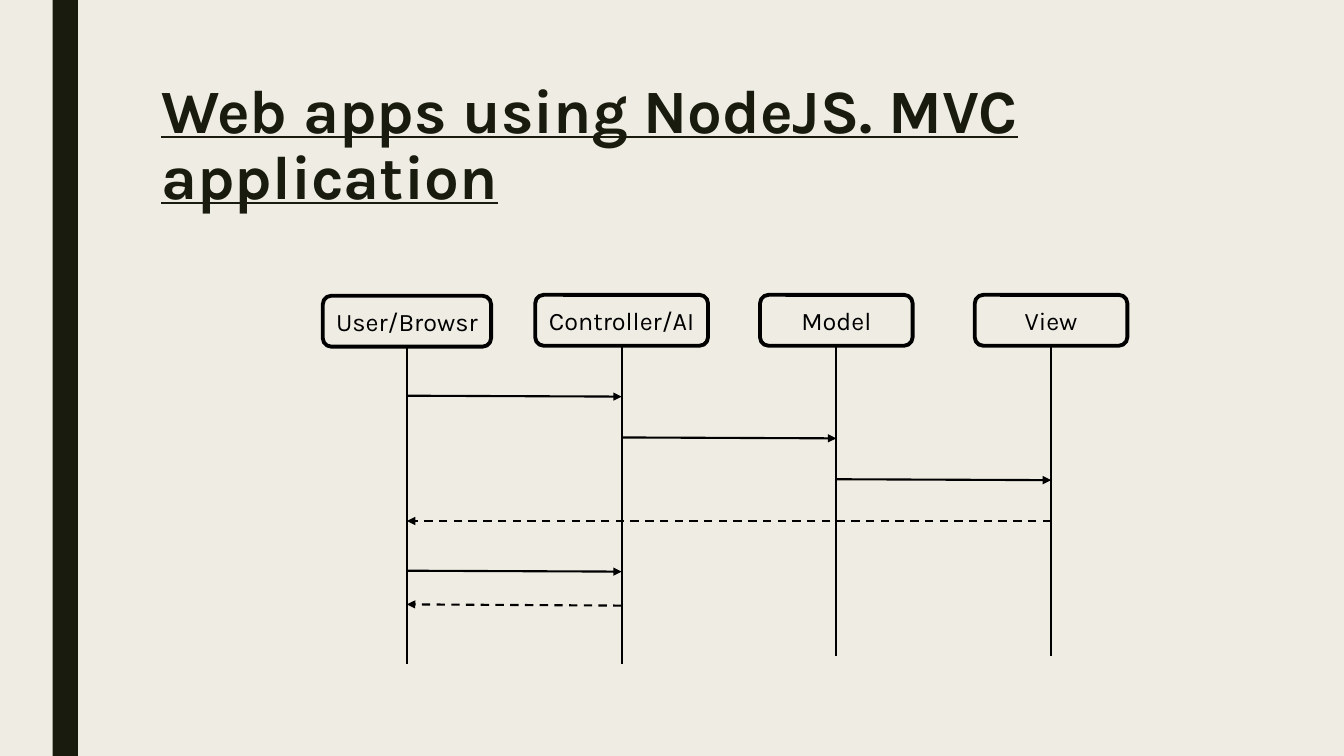
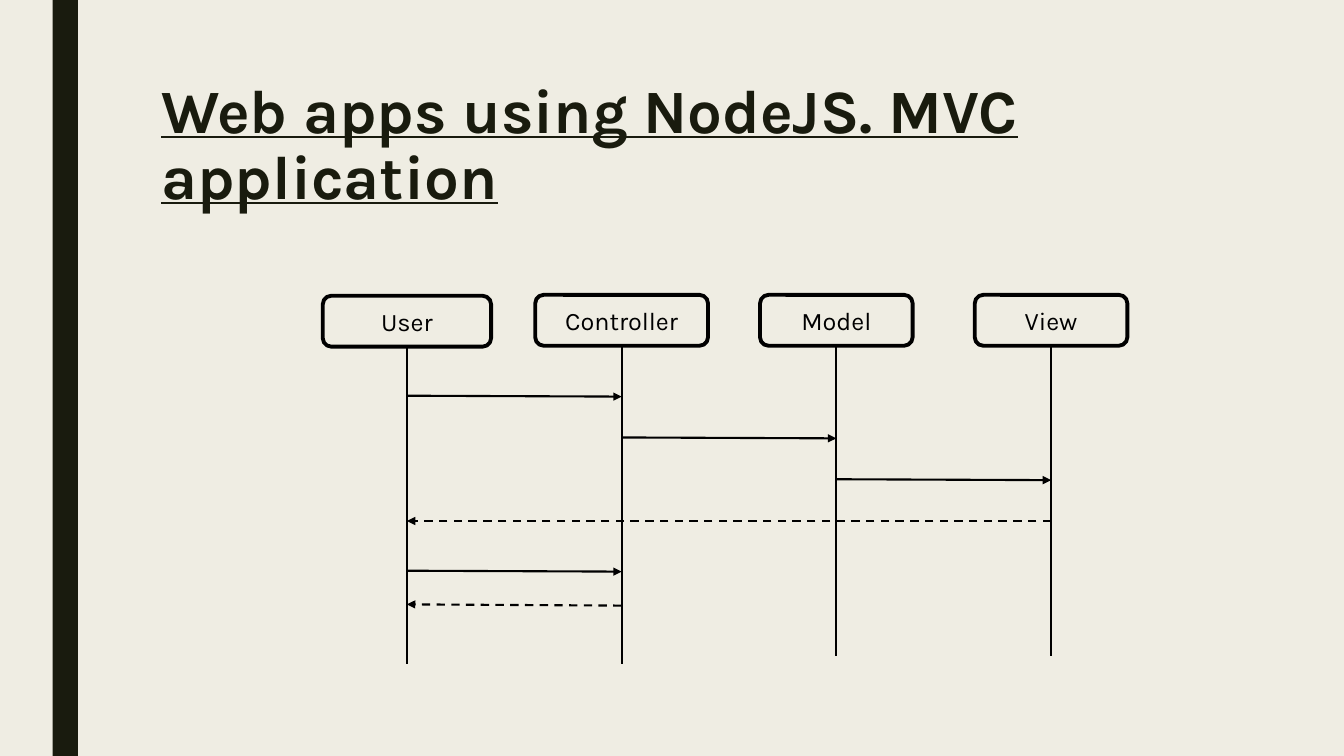
Before and after one commit to pkyurkchiev/mean-stack, a slide deck: slide 22 of presentations/nodeJS.pptx. Drawn at 1344x756 pixels with LibreOffice and Linux fonts; fonts in the diff are those of the drawing. Boxes give left, top, right and bottom in pixels: in the first picture for what was removed or moved away, otherwise in the second. Text is boxed around its words. In the diff, an @@ line names an element or a change of style, - is before the commit and + after.

Commit message:
change uml

```diff
--- a/presentations/nodeJS.pptx
+++ b/presentations/nodeJS.pptx
@@ text in rounded rectangle at box(381, 315, 433, 332): text changed @@
-User/Browsr
+User
@@ text in rounded rectangle at box(565, 312, 678, 331): text changed @@
-Controller/AI
+Controller
```
